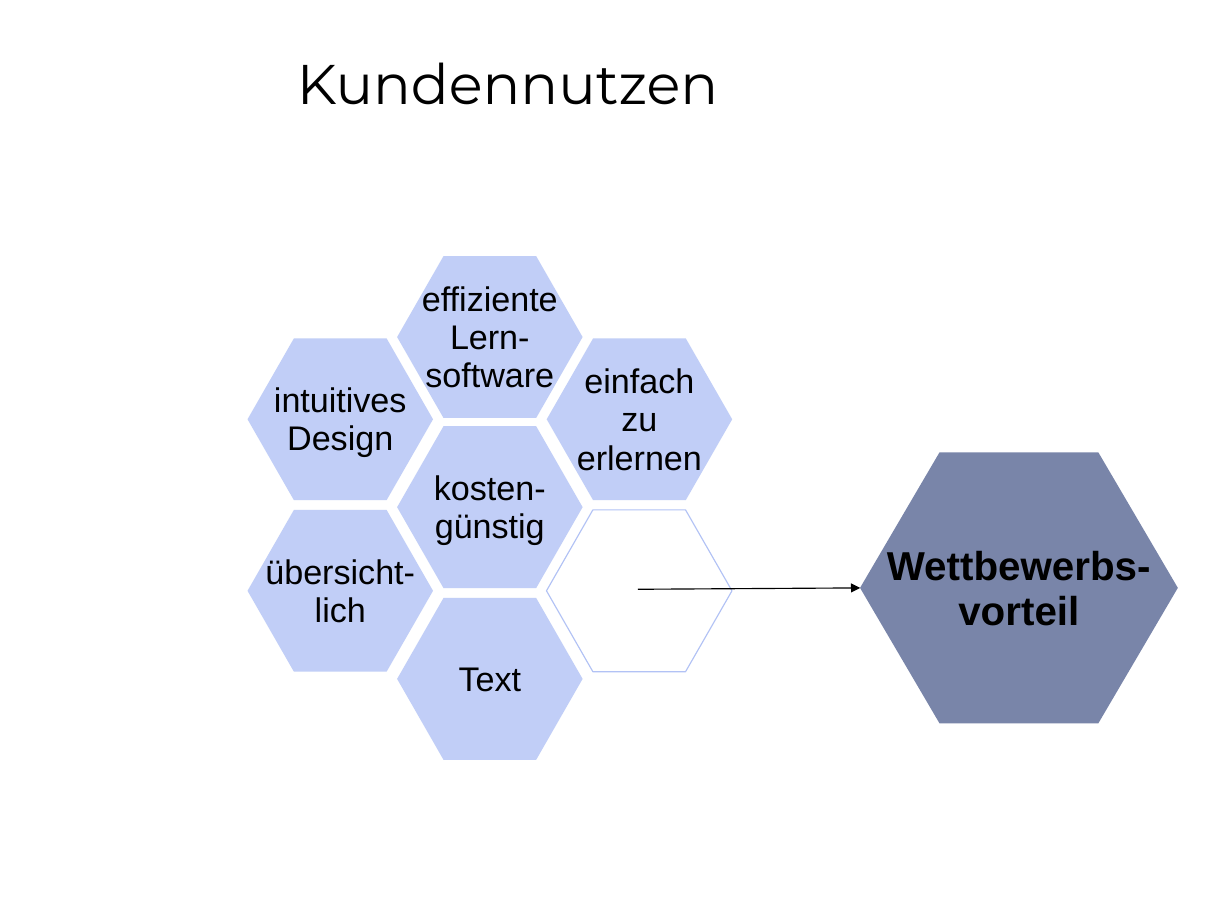
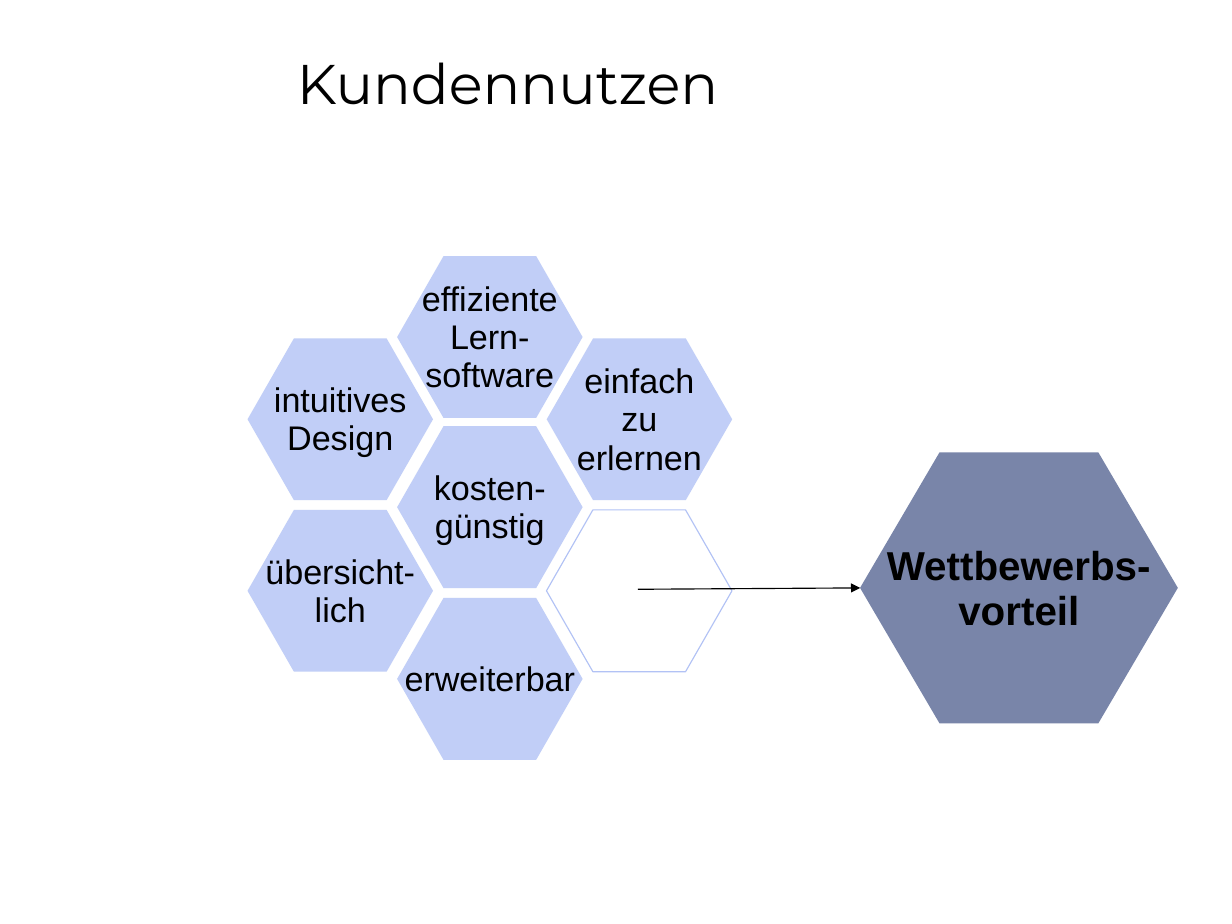
Before and after one commit to sprengmeister/IT10-t_SWE1_chess, a slide deck: slide 11 of Planung/projektskizze_nad.pptx. Drawn at 1232x924 pixels with LibreOffice and Linux fonts; fonts in the diff are those of the drawing; background and template pictures are left out. Boxes give left, top, right and bottom in pixels: in the first picture for what was removed or moved away, otherwise in the second. Text is boxed around its words. In the diff, an @@ line names an element or a change of style, - is before the commit and + after.

```diff
--- a/Planung/projektskizze_nad.pptx
+++ b/Planung/projektskizze_nad.pptx
@@ text in hexagon at bbox=[405, 666, 575, 698]: text changed @@
-Text
+erweiterbar
```
Also in this commit, not shown: 1 other slide changed, 1 other file.
